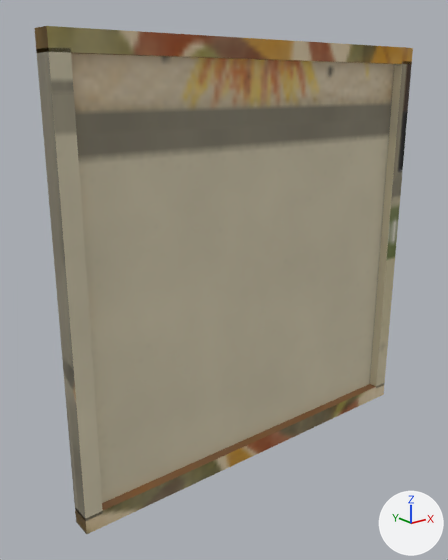
Before and after pictures for a commit that changed the FBX model art/house/v2/fbx/H_Frame_Geometric.fbx.
The view is the same before and after, from a 50 mm lens placed at (-2.87, -3.26, 2.72), pointed at (-0.22, 0.06, 1.39). The lights are fixed; the arrows at lower right show +X, +Y and +Z. The picture after the commit comes second.

Names of what the first picture shows: 'H_Frame_Geometric'.
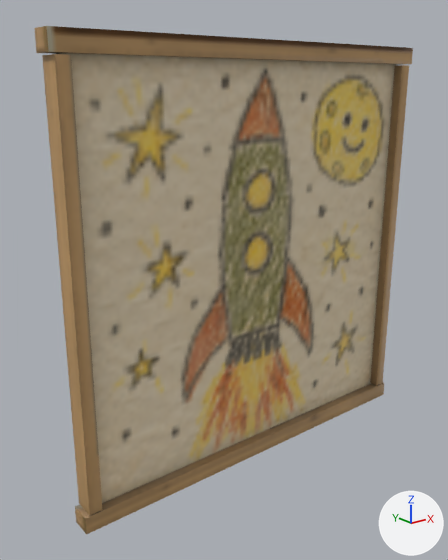
The change, as a diff of the scene's bpy script:
```diff
--- a/art/house/v2/fbx/H_Frame_Geometric.fbx.py
+++ b/art/house/v2/fbx/H_Frame_Geometric.fbx.py
@@ me_h_frame_geometric @@
 me_h_frame_geometric.from_pydata(...)  # 40 vertices, 60 faces; spans x -1.5..1.5, y -0.15..0.0, z 0.0..3.0
 # used by ob_h_frame_geometric; location = (0.0, 0.0, 0.0)
+# me_h_frame_geometric part 1: the loose piece of 8 vertices spanning x -1.5..-1.38, y -0.15..0.0, z 0.1..2.9 is scaled about its middle by (0.75, 1, 0.979), then moved by (0.01, 0.0, 0.0)
+# me_h_frame_geometric part 2: the loose piece of 8 vertices spanning x 1.38..1.5, y -0.15..0.0, z 0.1..2.9 is scaled about its middle by (0.75, 1, 0.979), then moved by (-0.01, 0.0, 0.0)
+# me_h_frame_geometric part 3: texture (UV) coordinates of 60 of 60 faces, centred in x -1.5..1.5, y -0.15..0.0, z 0.0..3.0, changed; they spanned u 0.47..1.0, v 0.0..0.92 and now span u 0.0..1.0, v 0.0..0.91
 me_h_frame_geometric.materials.append(mat_h_art)
```

What differs and where, as boxes [x1, y1, x2, y2] in the pictures (448 x 560 px; the box of a moved part takes in the faces that stretch with it):
'H_Frame_Geometric', reshaped, surface changed (yellow to brown)
    both: [34, 26, 413, 534]
part 1 of me_h_frame_geometric, moved or reshaped
    before: [36, 48, 103, 521]
    after: [42, 54, 103, 515]
part 2 of me_h_frame_geometric, moved or reshaped
    before: [370, 61, 412, 387]
    after: [370, 65, 409, 386]
part 3 of me_h_frame_geometric, surface changed (yellow to brown)
    both: [34, 26, 413, 534]
